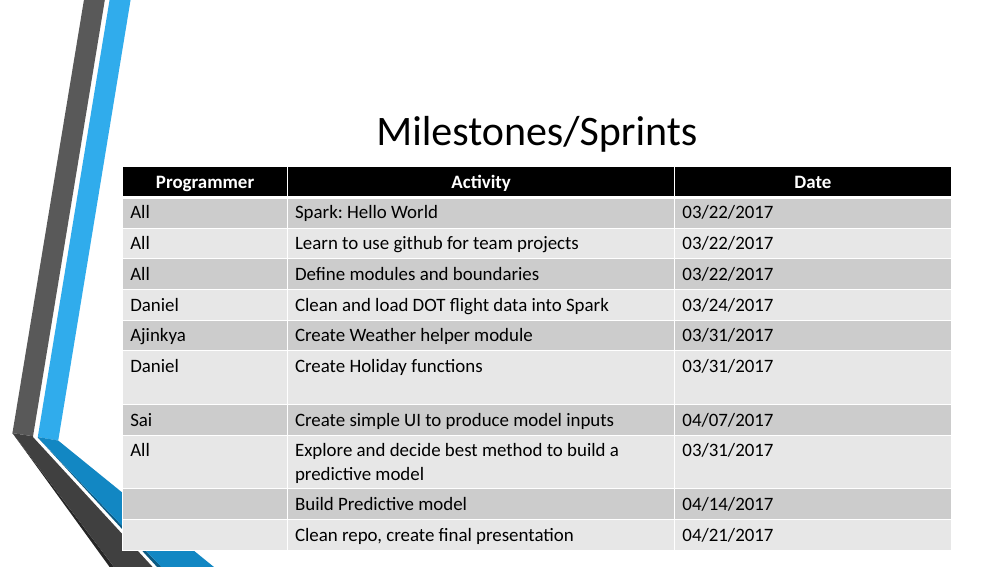
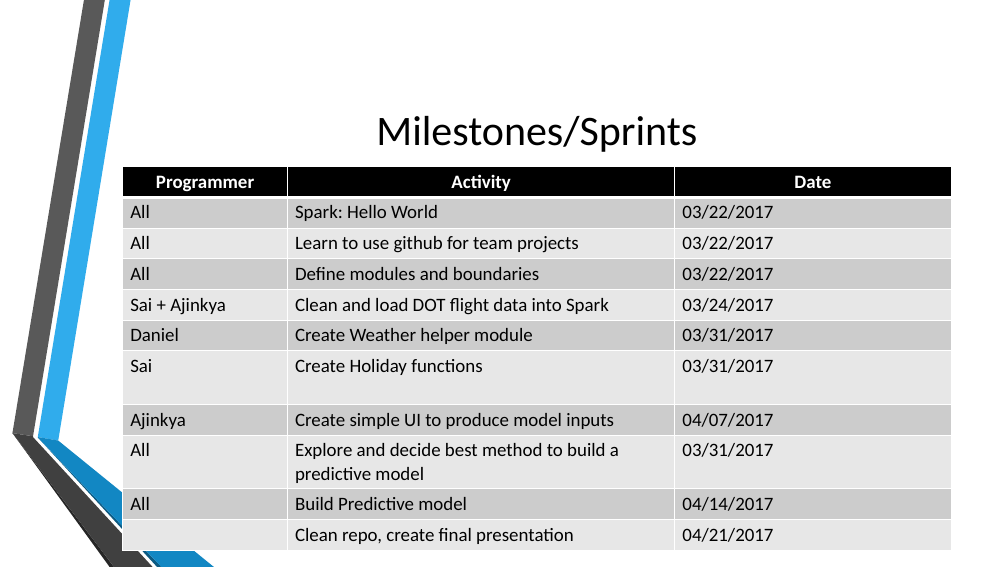
Before and after one commit to RoAjinkya/FlightDelay, a slide deck: slide 6 of docs/Planning Presentation.pptx. Drawn at 1008x567 pixels with LibreOffice and Linux fonts; fonts in the diff are those of the drawing; background and template pictures are left out. Boxes give left, top, right and bottom in pixels: in the first picture for what was removed or moved away, otherwise in the second. Text is boxed around its words. In the diff, an @@ line names an element or a change of style, - is before the commit and + after.

```diff
--- a/docs/Planning Presentation.pptx
+++ b/docs/Planning Presentation.pptx
@@ table at (123, 166, 951, 548) @@
-row 5, column 1: Daniel
+row 5, column 1: Sai + Ajinkya
-row 6, column 1: Ajinkya
+row 6, column 1: Daniel
-row 7, column 1: Daniel
+row 7, column 1: Sai
-row 8, column 1: Sai
+row 8, column 1: Ajinkya
-row 10, column 1: 
+row 10, column 1: All
```
Also in this commit, not shown: 4 other files.
